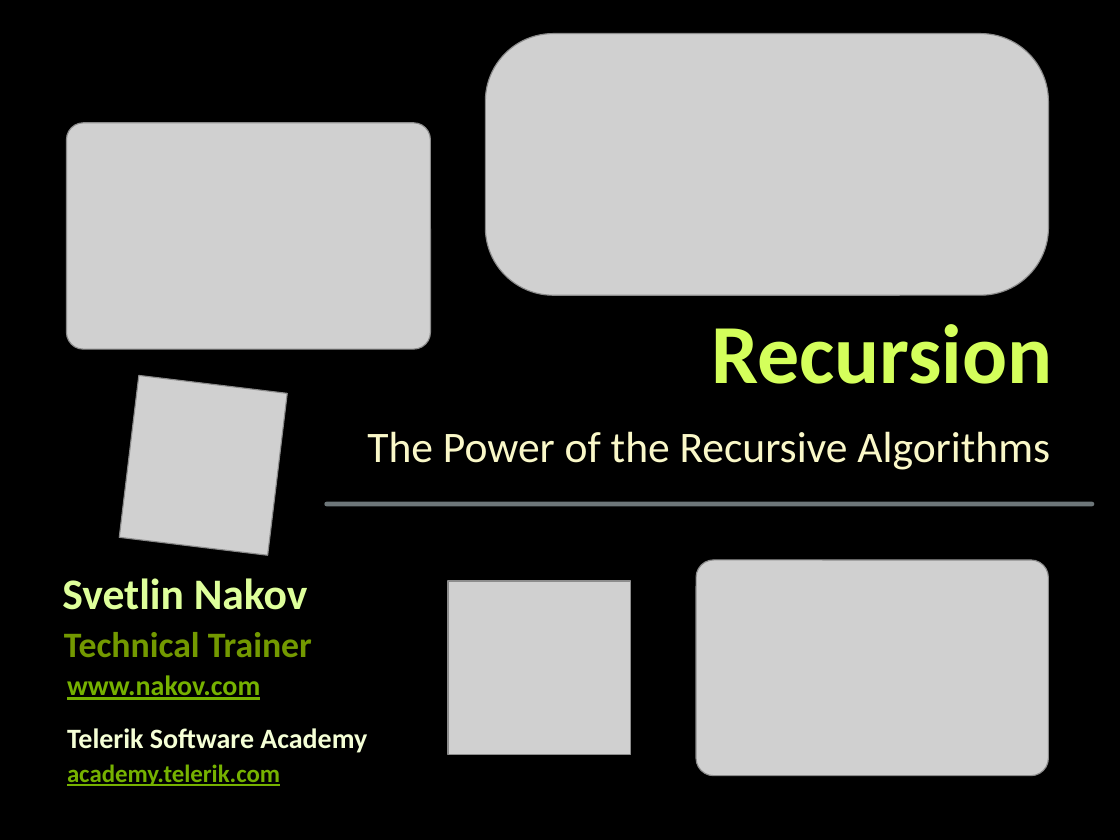
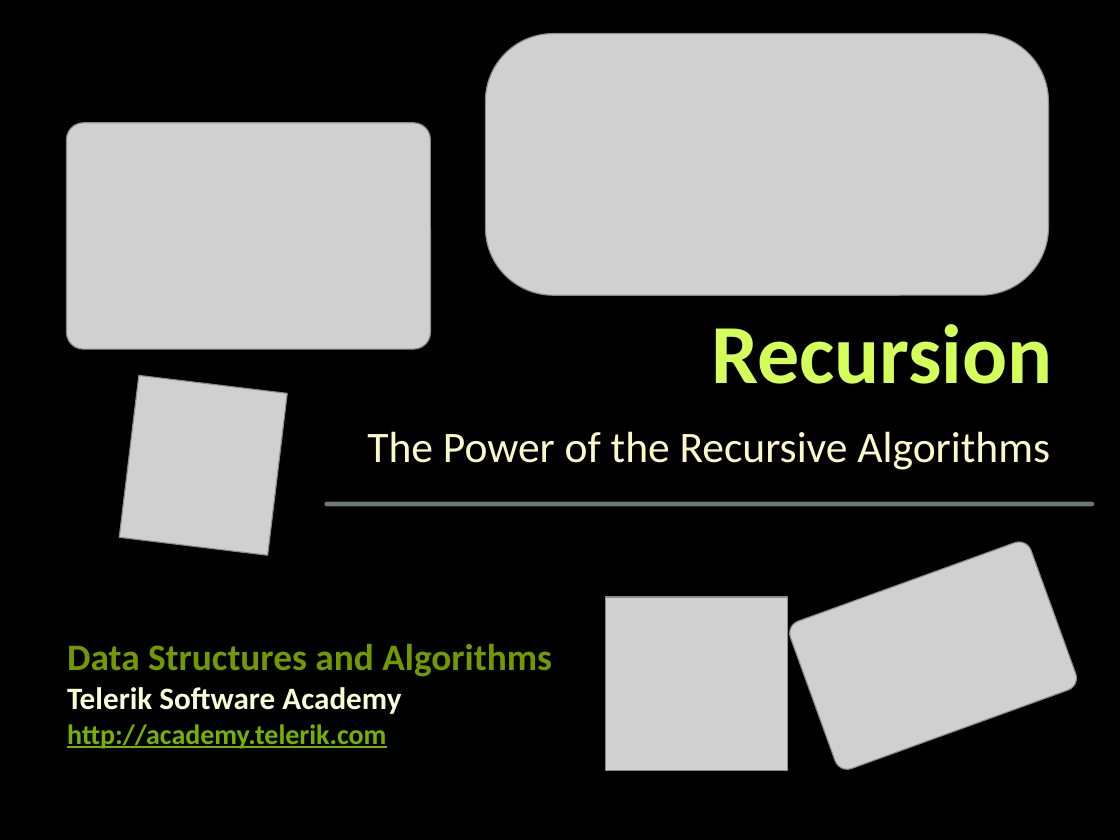
Before and after one commit to martin-nikolov/Telerik-Academy, a slide deck: slide 1 of Programming with C#/5. C# Data Structures and Algorithms/08. Recursion/Recursion.pptx. Drawn at 1120x840 pixels with LibreOffice and Linux fonts; fonts in the diff are those of the drawing; grey boxes stand for pictures; background and template pictures are left out. Boxes give left, top, right and bottom in pixels: in the first picture for what was removed or moved away, otherwise in the second. Text is boxed around its words. In the diff, an @@ line names an element or a change of style, - is before the commit and + after.

```diff
--- a/Programming with C#/5. C# Data Structures and Algorithms/08. Recursion/Recursion.pptx
+++ b/Programming with C#/5. C# Data Structures and Algorithms/08. Recursion/Recursion.pptx
@@ picture at [786,538,1080,772]: rotation 0 to 340 degrees @@
@@ text removed at [62,578,308,610] @@
-Svetlin Nakov
@@ picture: place and size @@
-picture at [448,581,631,755]
+picture at [606,597,788,771]
@@ text removed at [64,632,312,657] @@
-Technical Trainer
@@ text added at [67,644,552,677], 24 pt, text #739900, bold @@
+Data Structures and Algorithms
@@ text "Telerik Software Academy": place and size @@
-text "Telerik Software Academy" at [67,728,367,753]
+text "Telerik Software Academy" at [67,687,401,714]
@@ text "Telerik Software Academy" at [67,687,401,714]: size 18 to 20 pt; indent changed; more space between paragraphs @@
@@ text removed at [67,675,260,700] @@
-www.nakov.com
@@ text at [67,724,386,749]: text changed; size 16 to 18 pt @@
-academy.telerik.com
+http://academy.telerik.com
```
Also in this commit, not shown: 31 other files.
